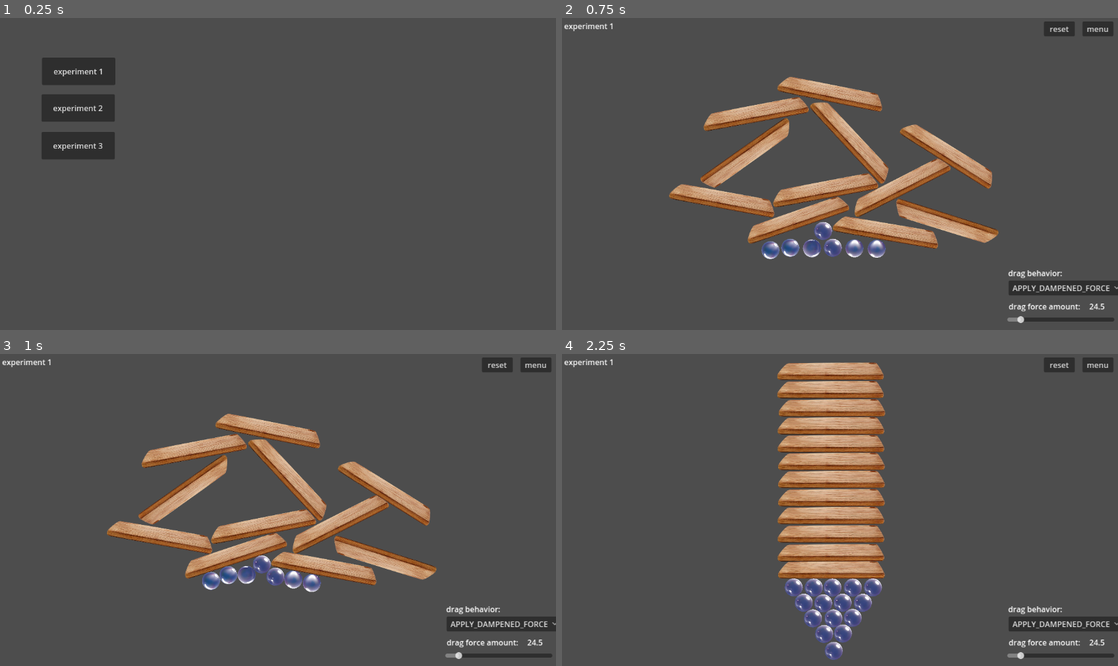
Above: before the commit, frames 1-4 (two rows, left to right).
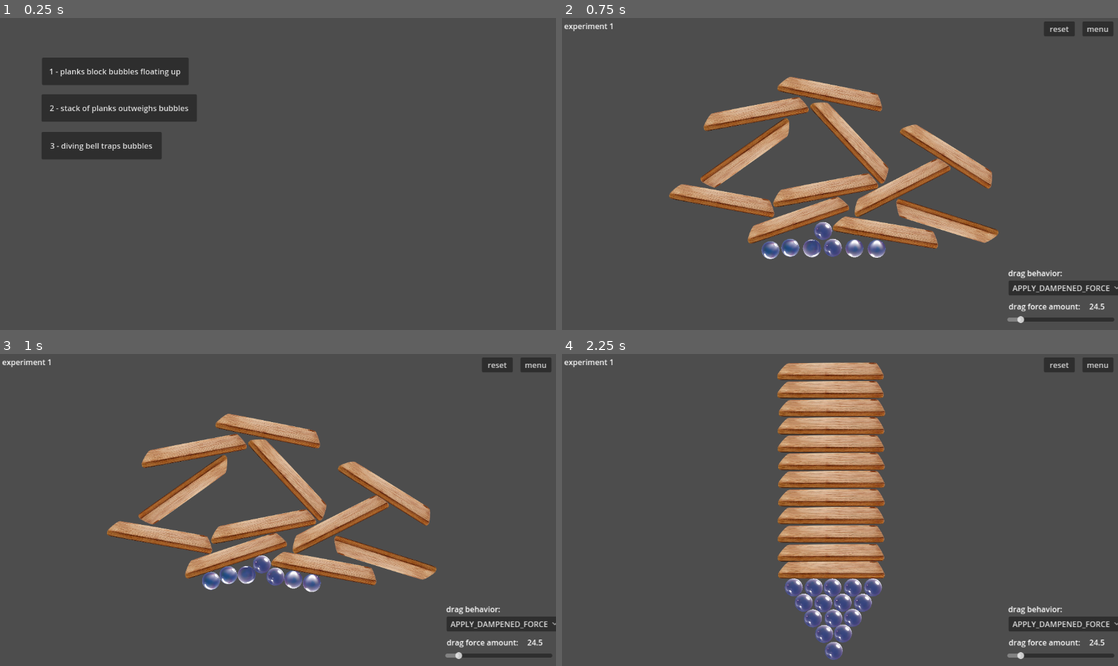
Above: after the commit, the same moments.

Repository: outrightmental/ggj25-bubble-up
Game: Godot game, scene res://scenes/main.tscn
The game is run twice, just before and just after one commit, with the same random seed, the same clock (stepped at 60 frames per second) and the same inputs.
Inputs:
- Up to frame 1 (0.25 s): no input
- Up to frame 2 (0.75 s): click "experiment 1" (after the commit: "1 - planks block bubbles floa…") at 0.5 s
- Up to frame 3 (1 s): no input
- Up to frame 4 (2.25 s): click "menu" at 1.25 s; click "experiment 2" (after the commit: "2 - stack of planks outweighs…") at 2 s

The runs differ from the first frame. In frame 1, 3.4% of the frame differs, in the area x 8-36%, y 12-46%; in frame 2, nothing differs; in frame 3, nothing differs; in frame 4, nothing differs.

Commit message:
Main scene more descriptive buttons

Diff:
--- a/scenes/main.tscn
+++ b/scenes/main.tscn
@@ -10,26 +10,26 @@
 [node name="Button" type="Button" parent="."]
 offset_left = 87.0
 offset_top = 82.0
-offset_right = 239.0
+offset_right = 391.0
 offset_bottom = 139.0
 theme = SubResource("Theme_o41tl")
-text = "experiment 1"
+text = "1 - planks block bubbles floating up"
 
 [node name="Button2" type="Button" parent="."]
 offset_left = 86.0
 offset_top = 158.0
-offset_right = 238.0
+offset_right = 408.0
 offset_bottom = 215.0
 theme = SubResource("Theme_o41tl")
-text = "experiment 2"
+text = "2 - stack of planks outweighs bubbles"
 
 [node name="Button3" type="Button" parent="."]
 offset_left = 86.0
 offset_top = 236.0
-offset_right = 238.0
+offset_right = 335.0
 offset_bottom = 293.0
 theme = SubResource("Theme_o41tl")
-text = "experiment 3"
+text = "3 - diving bell traps bubbles"
 
 [connection signal="pressed" from="Button" to="." method="_on_navigate_experiment_1"]
 [connection signal="pressed" from="Button2" to="." method="_on_navigate_experiment_2"]
